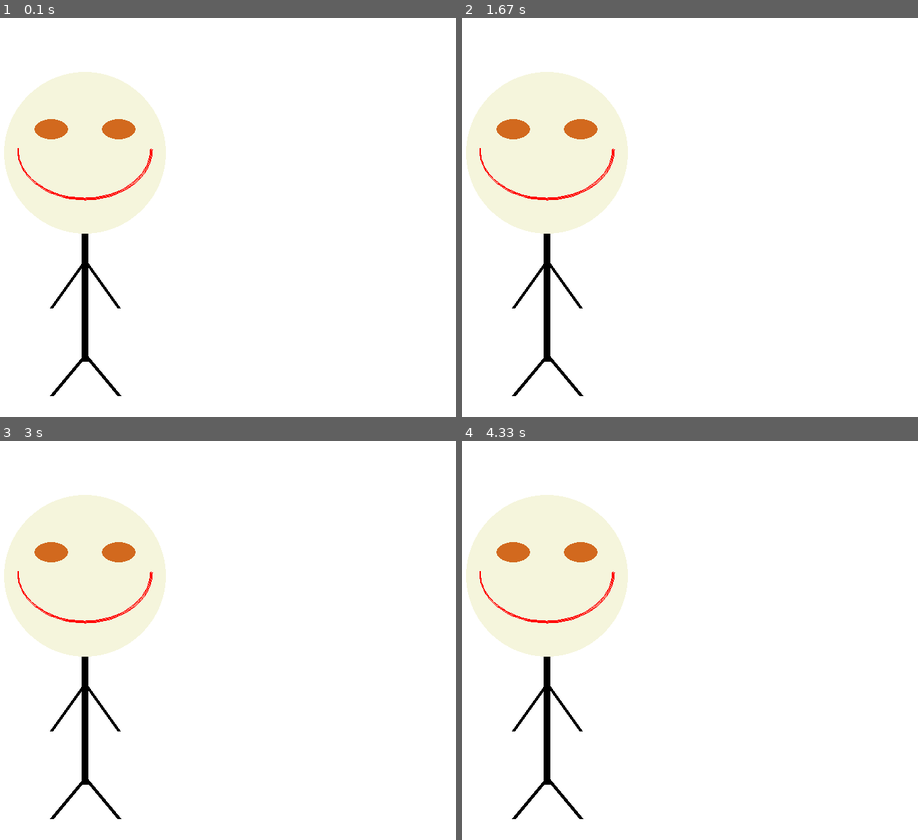
Above: before the commit, frames 1-4 (two rows, left to right).
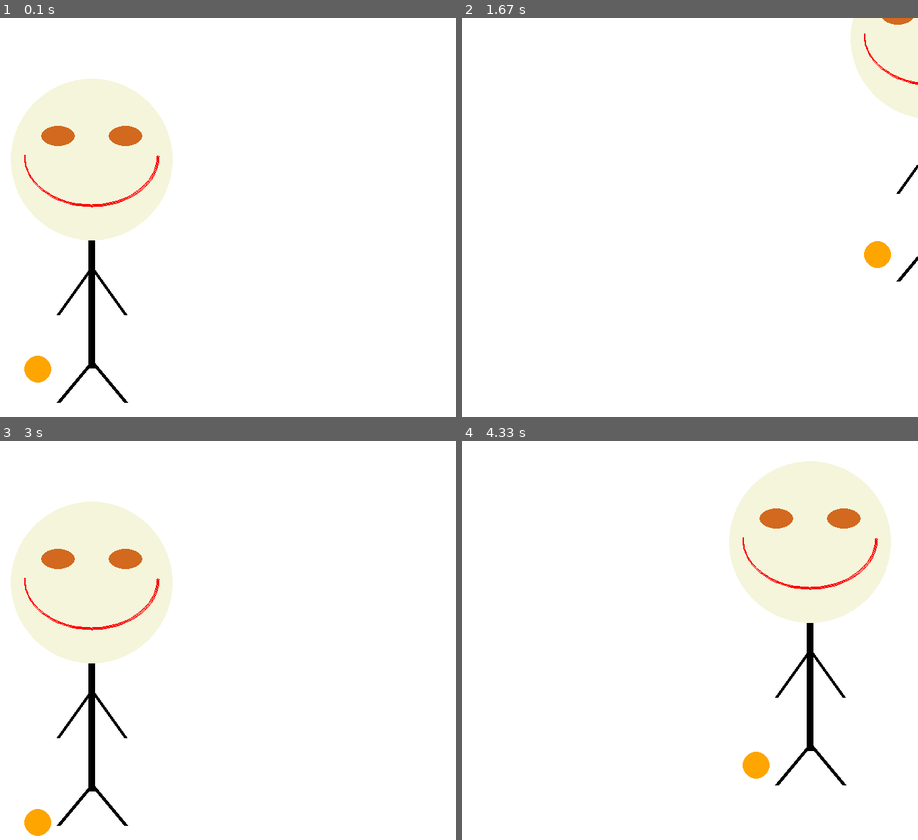
Above: after the commit, the same moments.

Repository: brandon-vasquez10/HighSchoolCamp
Game: pygame game, started from pygame_practice.py
Two runs of this game, one before a commit and one after it. Both use one fixed random seed, a clock stepped at 60 frames per second and the inputs below.
Inputs:
- Up to frame 1 (0.1 s): no input
- Up to frame 2 (1.67 s): hold Right 0.33-0.8 s; hold Up 0.83-1.13 s; hold Right 1.17-1.63 s
- Up to frame 3 (3 s): hold Left 1.67-2.2 s; hold Down 2.23-2.53 s; hold Left 2.57-2.97 s
- Up to frame 4 (4.33 s): hold Up 3-3.37 s; hold Right 3.4-4.03 s; hold Down from 4.07 s (still down)

The runs differ from the first frame. In frame 1, 4.3% of the frame differs, in the area x 0-38%, y 13-97%; in frame 2, 15%; in frame 3, 4.3%; in frame 4, 24%, in the area x 0-95%, y 5-95%.

Commit message:
Added dribbling person

Diff:
--- a/pygame_practice.py
+++ b/pygame_practice.py
@@ -6,45 +6,85 @@
 """
 
 import pygame
-#initalize game machine
+# initalize game machine
 pygame.init()
 
 
 # Set the height and width of the screen
 size = (750, 750)
 screen = pygame.display.set_mode(size)
-
+white = (255, 255, 255)
+YELLOW = (255, 255, 0)
+red = (255, 0, 0)
+black = (0, 0, 0)
+brown = (210, 105, 30)
+tan = (245, 245, 220)
+pi = 3.14159265
+orange = (255, 165, 0)
 pygame.display.set_caption("First Pygame")
 
 
 done = False
 clock = pygame.time.Clock()
 
+x_speed = 0
+y_speed = 0
+
+x_coord = 10
+y_coord = 10
+
+ball_pos = 1
+ball_change = 10
+
+
+def draw_stick_figure(screen, x, y):
+    pygame.draw.ellipse(screen, orange, [100 + x, 430 + ball_pos + y, 40, 40])
+    pygame.draw.circle(screen, tan, [200 + x, 200 + y], 120)
+    pygame.draw.ellipse(screen, brown, [125 + x, 150 + y, 50, 30])
+    pygame.draw.ellipse(screen, brown, [225 + x, 150 + y, 50, 30])
+    pygame.draw.arc(screen, red, [100 + x, 120 + y, 200, 150], pi, 3 * pi / 2, 2)
+    pygame.draw.arc(screen, red, [100 + x, 120 + y, 200, 150], 3 * pi / 2, 2 * pi, 2)
+    pygame.draw.rect(screen, black, [195 + x, 320 + y, 10, 190])
+    pygame.draw.line(screen, black, [200 + x, 360 + y], [250 + x, 430 + y], 5)
+    pygame.draw.line(screen, black, [200 + x, 360 + y], [150 + x, 430 + y], 5)
+    pygame.draw.line(screen, black, [200 + x, 500 + y], [150 + x, 560 + y], 6)
+    pygame.draw.line(screen, black, [200 + x, 500 + y], [250 + x, 560 + y], 6)
+
 
 while not done:
+    ball_pos += ball_change
+
+    if ball_pos > 100:
+        ball_change -= 5
+    if ball_pos < 0:
+        ball_change += 5
+    # User did something
+    keys = pygame.key.get_pressed()
+    if keys[pygame.K_LEFT]:
+        x_speed = -10
+    if keys[pygame.K_RIGHT]:
+        x_speed = 10
+    if keys[pygame.K_UP]:
+        y_speed = -10
+    if keys[pygame.K_DOWN]:
+        y_speed = 10
 
     for event in pygame.event.get():  # User did something
         if event.type == pygame.QUIT:  # If user clicked close
             done = True  # Flag that we are done so we exit this loop
-    white = (255, 255, 255)
-    YELLOW = (255, 255, 0)
-    red = (255, 0, 0)
-    black = (0, 0, 0)
-    brown = (210, 105, 30)
-    tan = (245, 245, 220)
-    pi = 3.14159265
+
+    # Move the object according to the speed vector.
+    x_coord += x_speed
+    y_coord += y_speed
+
+    # Reset x_speed and y_speed for the next frame
+    x_speed = 0
+    y_speed = 0
 
     screen.fill(white)
-    pygame.draw.circle(screen, tan, [200, 200], 120)
-    pygame.draw.ellipse(screen, brown, [125, 150, 50, 30])
-    pygame.draw.ellipse(screen, brown, [225, 150, 50, 30])
-    pygame.draw.arc(screen, red, [100, 120, 200, 150], pi, 3 * pi / 2, 2)
-    pygame.draw.arc(screen, red, [100, 120, 200, 150], 3 * pi / 2, 2 * pi, 2)
-    pygame.draw.rect(screen, black, [195, 320, 10, 190])
-    pygame.draw.line(screen, black, [200, 360], [250, 430], 5)
-    pygame.draw.line(screen, black, [200, 360], [150, 430], 5)
-    pygame.draw.line(screen, black, [200, 500], [150, 560], 6)
-    pygame.draw.line(screen, black, [200, 500], [250, 560], 6)
+
+    draw_stick_figure(screen, x_coord, y_coord)
+
     pygame.display.flip()
     clock.tick(60)
 
